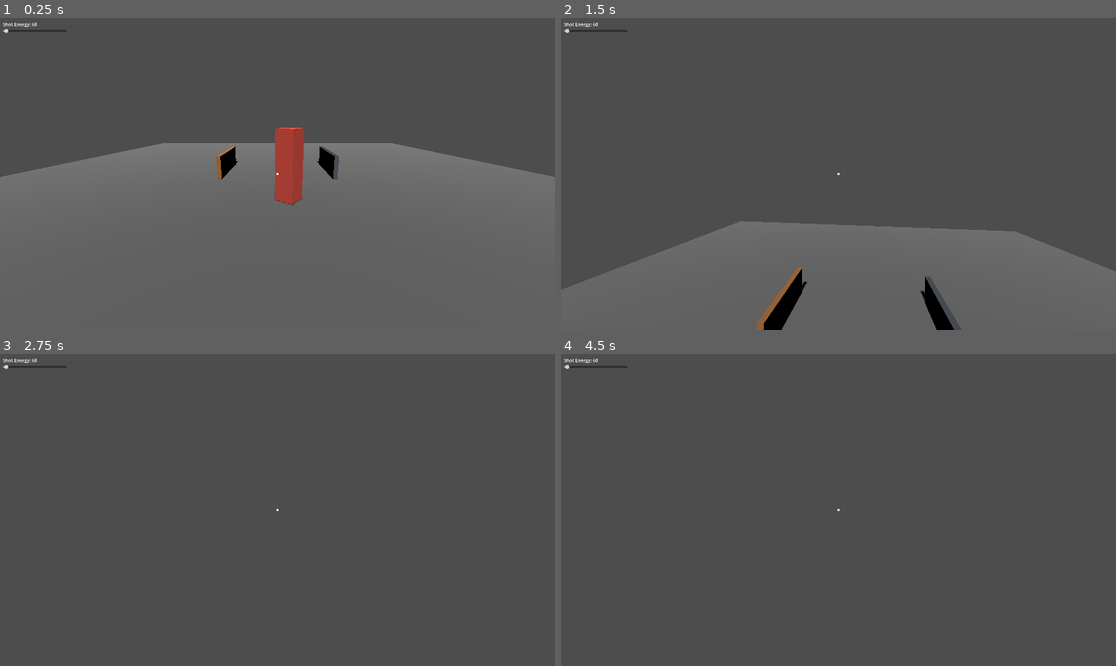
Above: before the commit, frames 1-4 (two rows, left to right).
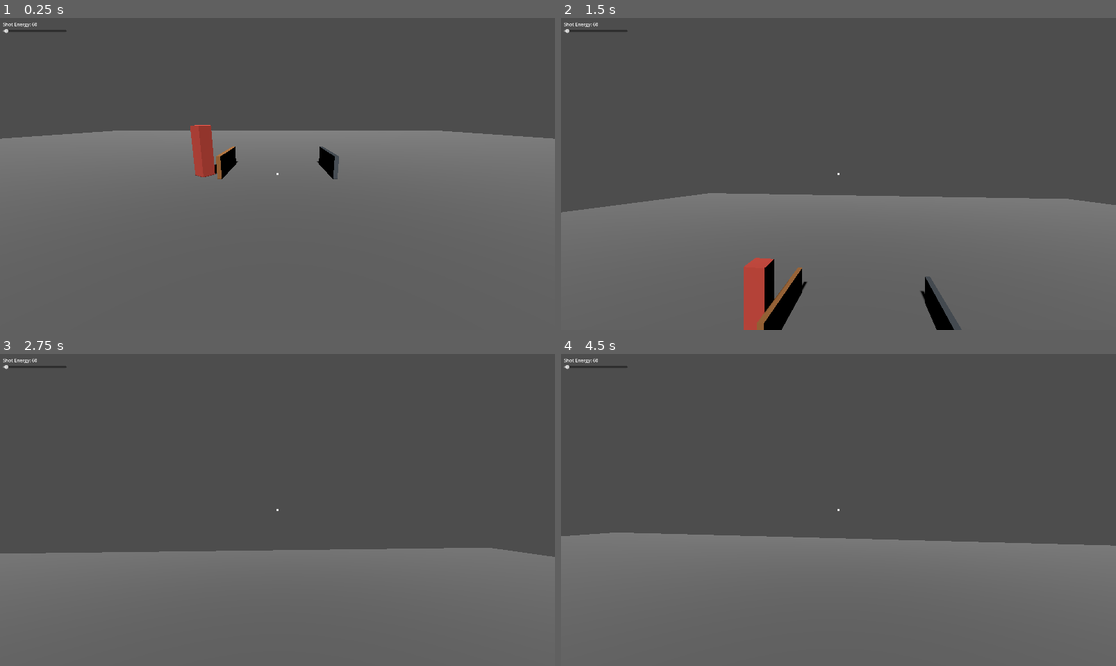
Above: after the commit, the same moments.

Repository: shisatum/clean-cuts
Game: Godot game, scene res://scenes/main.tscn
The game is run twice, just before and just after one commit, with the same random seed, the same clock (stepped at 60 frames per second) and the same inputs.
Inputs (mouse positions are in pixels of both pictures, inside the frame that each line leads up to):
- Up to frame 1 (0.25 s): no input
- Up to frame 2 (1.5 s): tap Enter at 0.5 s; move the mouse to (866, 174) at 0.52 s; hold E 0.53-1.28 s; hold W from 0.53 s (still down); click (866, 174) at 0.67 s; move the mouse to (810, 174) at 1.27 s; tap Q at 1.35 s
- Up to frame 3 (2.75 s): keep holding W; move the mouse to (288, 503) at 2.02 s; hold Shift from 2.03 s (still down)
- Up to frame 4 (4.5 s): keep holding W; move the mouse to (832, 516) at 2.77 s; release Shift at 2.78 s; tap E at 2.85 s; click (832, 516) at 2.92 s; move the mouse to (877, 513) at 3.52 s; hold Q 3.53-4.28 s; move the mouse to (794, 506) at 4.27 s; tap Shift at 4.35 s

The runs differ from the first frame. In frame 1, 8.1% of the frame differs, in the area x 0-100%, y 34-60%; in frame 2, 15%; in frame 3, 21%; in frame 4, 24%, in the area x 0-100%, y 57-94%.

Commit message:
M5: replace static enemy with EnemySpawner; add spawn test
- EnemySpawner script: spawns enemy at random angle/radius around camera,
  respawns 2 s after the previous one leaves the tree. Uses call_deferred
  so add_child doesn't fire while the parent is still initialising children.
- enemy.gd: _die() starts a 3-second cleanup timer so dead enemies
  self-remove, triggering the respawn loop via tree_exited.
- main.tscn: floor expanded 20x20 → 60x60 (spawn radius 8 + camera offset
  put enemies off the old floor edge). Static Enemy instance replaced by
  EnemySpawner node.
- tests/test_enemy_spawn.{gd,tscn}: headless scene test; asserts one Enemy
  exists and is resting on the floor (y ≈ 0.9) after 15 physics frames.
- REALISTIC_PLAN.md: document deferred fracture-face visual polish options.

Co-Authored-By: Claude Sonnet 4.6 <noreply@anthropic.com>

Diff:
--- a/scenes/main.tscn
+++ b/scenes/main.tscn
@@ -1,8 +1,8 @@
 [gd_scene format=3]
 
 [ext_resource type="Script" path="res://scripts/fly_camera.gd" id="1"]
-[ext_resource type="PackedScene" path="res://scenes/enemy.tscn" id="5"]
 [ext_resource type="Script" path="res://scripts/destructible_body.gd" id="2"]
+[ext_resource type="Script" path="res://scripts/enemy_spawner.gd" id="6"]
 [ext_resource type="Resource" path="res://resources/wood.tres" id="3"]
 [ext_resource type="Resource" path="res://resources/steel.tres" id="4"]
 
@@ -10,10 +10,10 @@
 albedo_color = Color(0.38, 0.38, 0.38, 1)
 
 [sub_resource type="BoxMesh" id="MeshFloor"]
-size = Vector3(20.0, 0.4, 20.0)
+size = Vector3(60.0, 0.4, 60.0)
 
 [sub_resource type="BoxShape3D" id="ShapeFloor"]
-size = Vector3(20.0, 0.4, 20.0)
+size = Vector3(60.0, 0.4, 60.0)
 
 [sub_resource type="StandardMaterial3D" id="MatWood"]
 albedo_color = Color(0.6, 0.38, 0.18, 1)
@@ -71,8 +71,8 @@
 size = Vector3(0.15, 0.8, 2.5)
 material = SubResource("MatSteel")
 
-[node name="Enemy" parent="." instance=ExtResource("5")]
-transform = Transform3D(1, 0, 0, 0, 1, 0, 0, 0, 1, 0, 0.9, 3)
+[node name="EnemySpawner" type="Node" parent="."]
+script = ExtResource("6")
 
 [node name="Camera3D" type="Camera3D" parent="."]
 transform = Transform3D(1, 0, 0, 0, 0.9659, 0.2588, 0, -0.2588, 0.9659, 0, 2.0, 8.0)
--- a/scripts/enemy.gd
+++ b/scripts/enemy.gd
@@ -47,7 +47,11 @@
 	_dead = true
 	axis_lock_angular_x = false
 	axis_lock_angular_z = false
-	# Small random torque so the body tips in an unpredictable direction.
 	var tip := Vector3(randf_range(-1.0, 1.0), 0.0, randf_range(-1.0, 1.0))
 	apply_torque_impulse(tip.normalized() * 4.0)
 	print("[ENEMY] died — %.0f%% mass remaining" % [mass_fraction * 100.0])
+	get_tree().create_timer(3.0).timeout.connect(_cleanup)
+
+func _cleanup() -> void:
+	if is_inside_tree():
+		queue_free()
--- /dev/null
+++ b/scripts/enemy_spawner.gd
@@ -0,0 +1,41 @@
+class_name EnemySpawner
+extends Node
+
+const ENEMY_SCENE: PackedScene = preload("res://scenes/enemy.tscn")
+
+@export var spawn_radius: float = 8.0
+@export var respawn_delay: float = 2.0
+
+var _timer: Timer
+var _spawn_pending: bool = false
+
+func _ready() -> void:
+	_timer = Timer.new()
+	_timer.one_shot = true
+	_timer.timeout.connect(_do_spawn)
+	add_child(_timer)
+	# Defer so the parent node finishes its own _ready() cascade before we add_child on it.
+	call_deferred("_do_spawn")
+
+func _do_spawn() -> void:
+	_spawn_pending = false
+	var inst: Node = ENEMY_SCENE.instantiate()
+	var enemy: Enemy = inst as Enemy
+	if enemy == null:
+		push_error("[EnemySpawner] instantiate() did not produce an Enemy — check enemy.gd for parse errors")
+		inst.queue_free()
+		return
+	var cam: Camera3D = get_viewport().get_camera_3d()
+	var angle: float = randf() * TAU
+	var px: float = cam.global_position.x if is_instance_valid(cam) else 0.0
+	var pz: float = cam.global_position.z if is_instance_valid(cam) else 0.0
+	enemy.position = Vector3(px + cos(angle) * spawn_radius, 0.9, pz + sin(angle) * spawn_radius)
+	get_parent().add_child(enemy)
+	enemy.tree_exited.connect(_on_enemy_gone)
+	print("[EnemySpawner] spawned enemy at ", enemy.position)
+
+func _on_enemy_gone() -> void:
+	if _spawn_pending or not is_inside_tree():
+		return
+	_spawn_pending = true
+	_timer.start(respawn_delay)
--- /dev/null
+++ b/tests/test_enemy_spawn.gd
@@ -0,0 +1,67 @@
+## Verifies that EnemySpawner spawns a live Enemy that stays on the floor.
+## Self-contained: the test scene provides its own floor and EnemySpawner.
+##
+## Run via:
+##   Godot_v4.6.3-stable_win64_console.exe --headless --path <proj> res://tests/test_enemy_spawn.tscn
+## Pass = exit code 0.  Fail = exit code 1.
+extends Node
+
+var _fail := false
+
+func _ready() -> void:
+	# EnemySpawner._ready() fires before this, so the enemy is already in the tree.
+	# Wait 15 physics frames for Jolt to resolve gravity + floor contact.
+	for _i: int in range(15):
+		await get_tree().physics_frame
+	_run()
+
+func _run() -> void:
+	var enemies: Array[Node] = []
+	_collect_enemies(get_tree().get_root(), enemies)
+	print("[TEST] enemies found in tree: %d" % enemies.size())
+
+	# ── 1. At least one Enemy must exist ─────────────────────────────────────
+	if enemies.size() == 0:
+		_fail_msg("no Enemy node found after spawning")
+		_quit()
+		return
+	_pass_msg("at least one Enemy exists")
+
+	# ── 2. Enemy must be resting on the floor, not in the void ───────────────
+	for e: Node in enemies:
+		var enemy: Enemy = e as Enemy
+		var y: float = enemy.global_position.y
+		print("[TEST] enemy.global_position = %s" % str(enemy.global_position))
+		if y < -1.0:
+			_fail_msg("enemy fell through the floor (y = %.2f)" % y)
+		elif y > 4.0:
+			_fail_msg("enemy floating above floor (y = %.2f)" % y)
+		else:
+			_pass_msg("enemy resting on floor (y = %.2f)" % y)
+
+	# ── 3. Enemy must not already be dead ────────────────────────────────────
+	for e: Node in enemies:
+		var enemy: Enemy = e as Enemy
+		if enemy._dead:
+			_fail_msg("enemy spawned already dead")
+		else:
+			_pass_msg("enemy is alive")
+
+	_quit()
+
+func _collect_enemies(node: Node, out: Array[Node]) -> void:
+	if node is Enemy:
+		out.append(node)
+	for child: Node in node.get_children():
+		_collect_enemies(child, out)
+
+func _pass_msg(msg: String) -> void:
+	print("[TEST] PASS: %s" % msg)
+
+func _fail_msg(msg: String) -> void:
+	print("[TEST] FAIL: %s" % msg)
+	_fail = true
+
+func _quit() -> void:
+	print("[TEST] done — %s" % ("FAIL" if _fail else "PASS"))
+	get_tree().quit(1 if _fail else 0)
--- /dev/null
+++ b/tests/test_enemy_spawn.tscn
@@ -0,0 +1,21 @@
+[gd_scene format=3]
+
+[ext_resource type="Script" path="res://tests/test_enemy_spawn.gd" id="1"]
+[ext_resource type="Script" path="res://scripts/enemy_spawner.gd" id="2"]
+
+[sub_resource type="BoxShape3D" id="FloorShape"]
+size = Vector3(60.0, 0.4, 60.0)
+
+[node name="TestRoot" type="Node"]
+script = ExtResource("1")
+
+[node name="Floor" type="StaticBody3D" parent="."]
+collision_layer = 1
+transform = Transform3D(1, 0, 0, 0, 1, 0, 0, 0, 1, 0, -0.2, 0)
+
+[node name="FloorCol" type="CollisionShape3D" parent="Floor"]
+shape = SubResource("FloorShape")
+
+[node name="EnemySpawner" type="Node" parent="."]
+script = ExtResource("2")
+spawn_radius = 5.0
Not shown, added: scripts/enemy.gd.uid
Not shown, added: scripts/enemy_spawner.gd.uid
Not shown, added: tests/test_enemy_spawn.gd.uid
Not shown, added: tests/test_raycast.gd.uid
Not shown, changed: REALISTIC_PLAN.md
